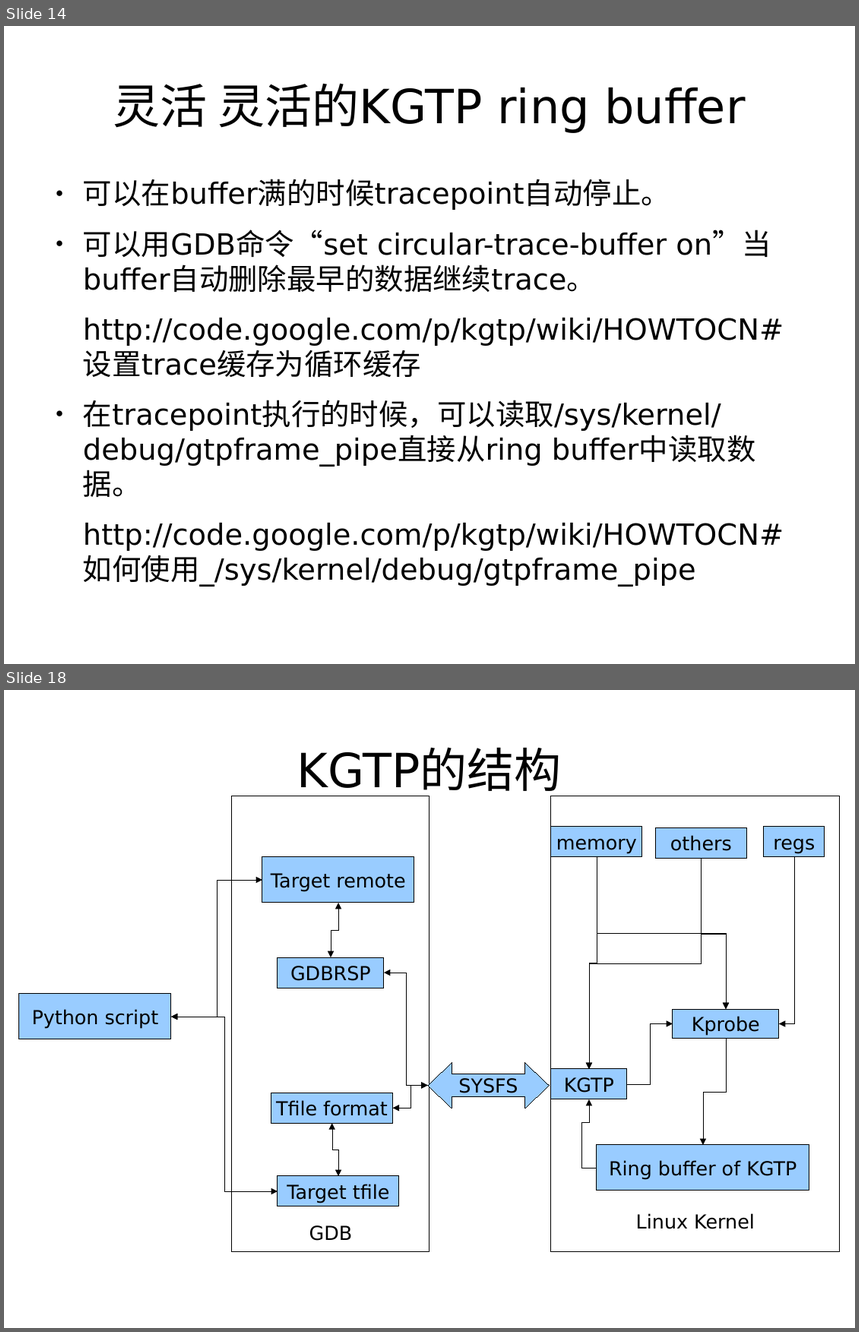
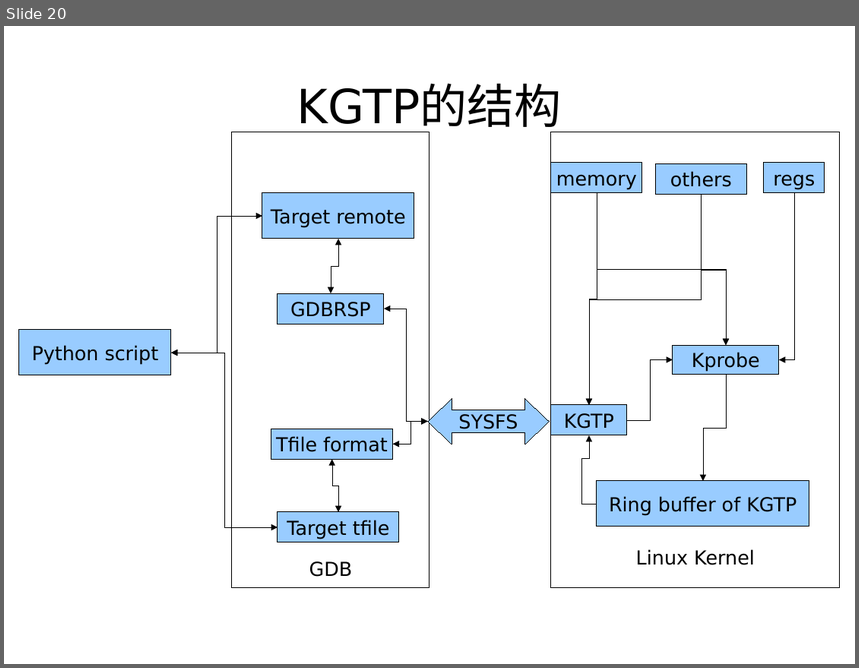
Before and after one commit to teawater/kgtp-misc, a slide deck: show/introduce/kgtpcn.odp. Shown one above the other, each under a label of ours: slides 14 and 18 before the commit, slide 20 after it; the slides between them are not shown. The pictures are 859x1332 and 859x668 pixels, drawn with LibreOffice and Linux fonts; fonts in the diff are those of the drawing. Boxes give left, top, right and bottom in pixels: in the first picture for what was removed or moved away, otherwise in the second. Text is boxed around its words. In the diff, an @@ line names an element or a change of style, - is before the commit and + after.

```diff
--- a/show/introduce/kgtpcn.odp
+++ b/show/introduce/kgtpcn.odp
@@ slide 14 removed at <box>4,26,855,664</box>, background #FFFFFF @@
@@ title removed at <box>113,83,746,133</box> @@
-灵活 灵活的KGTP ring buffer
@@ text removed at <box>83,179,784,587</box> @@
-● 可以在buffer满的时候tracepoint自动停止。
-● 可以用GDB命令“set circular-trace-buffer on”当buffer自动删除最早的数据继续trace。
-http://code.google.com/p/kgtp/wiki/HOWTOCN#设置trace缓存为循环缓存
-● 在tracepoint执行的时候，可以读取/sys/kernel/debug/gtpframe_pipe直接从ring buffer中读取数据。
-http://code.google.com/p/kgtp/wiki/HOWTOCN#如何使用_/sys/kernel/debug/gtpframe_pipe
@@ what was slide 18 is now slide 20 @@
```
Also in this commit, not shown: 11 slides changed, 8 slides added, 5 other slides removed, 1 other file.
